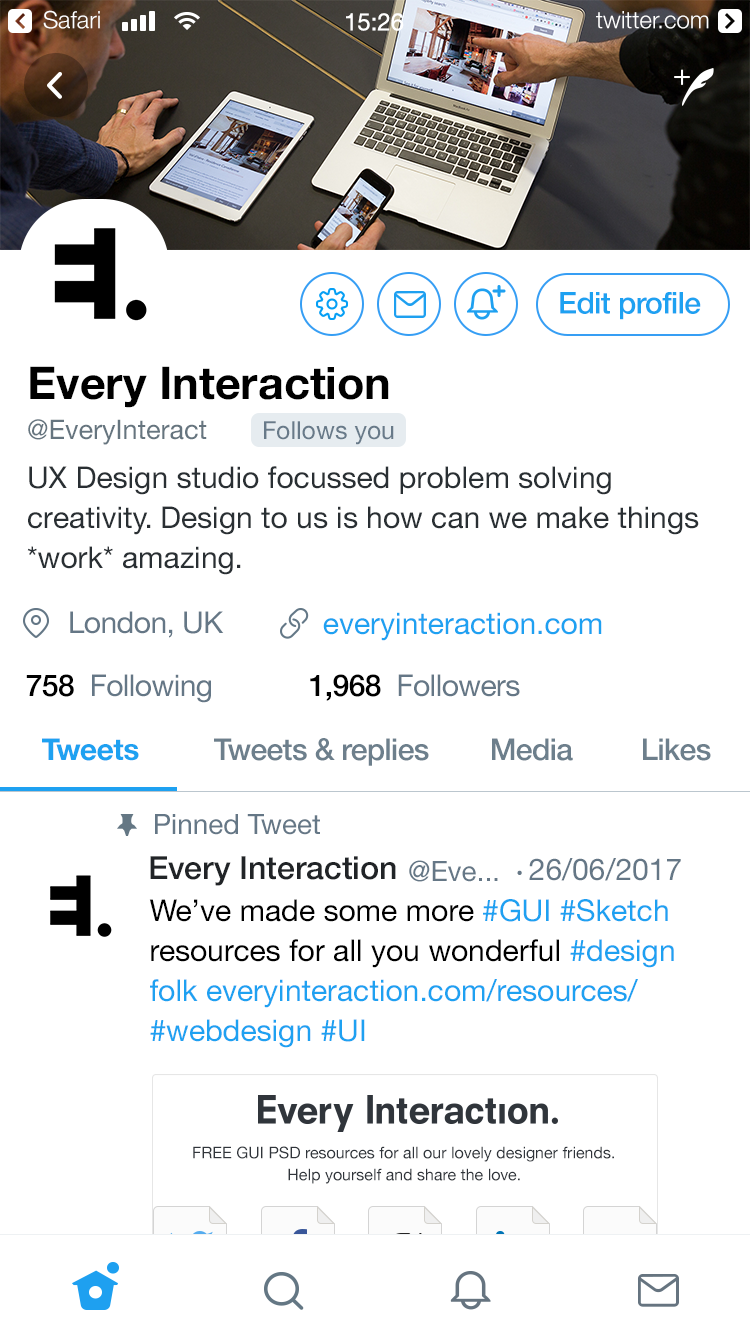
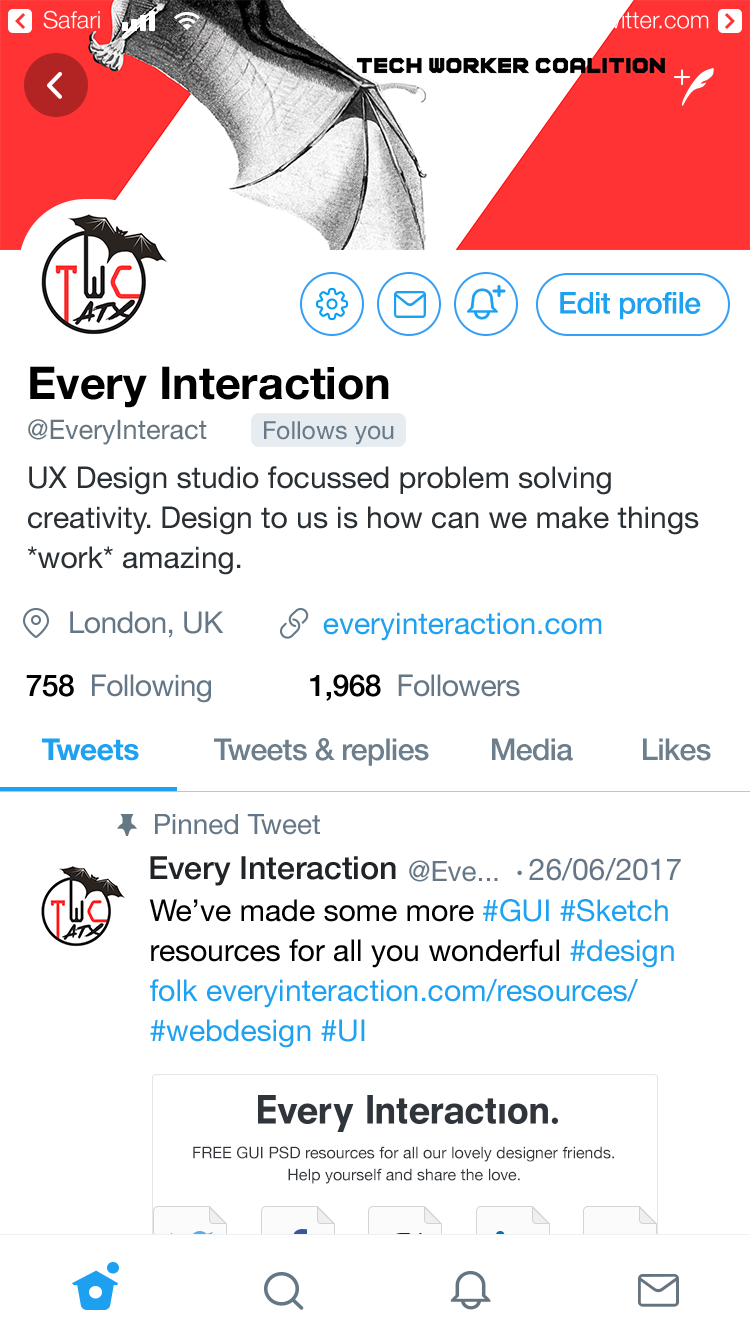
Revision of a layered (750, 1334) image; what changed, layer by layer:
painted on "Rectangle 3", unmasked it over [560, 292, 701, 320]
painted on "[ Right Click and Edit Contents ]" (1st of 2, in "Header" › "Avatar") over [41, 214, 168, 335]
painted on "Avatar base", unmasked it over [19, 199, 169, 335]
painted on "Ellipse 1", unmasked it over [24, 53, 88, 117]
painted on "Rectangle 1" (1st of 5, in "Header" › "Header" › "Satus Bar" › "Signal"), unmasked it over [149, 11, 155, 31]
painted on "Rectangle 1" (2nd of 5, in "Header" › "Header" › "Satus Bar" › "Signal"), unmasked it over [140, 15, 146, 31]
painted on "Rectangle 1" (3rd of 5, in "Header" › "Header" › "Satus Bar" › "Signal"), unmasked it over [131, 19, 137, 31]
painted on "Rectangle 1" (4th of 5, in "Header" › "Header" › "Satus Bar" › "Signal"), unmasked it over [122, 22, 128, 31]
painted on "Twitter_Cover_Image" over [0, 0, 750, 250]
painted on "Rectangle 1" (5th of 5, in "Info"), unmasked it over [264, 421, 394, 445]
painted on "[ Right Click and Edit Contents ]" (2nd of 2, in "Tweet" › "Avatar") over [41, 866, 126, 947]
painted on "Avatar (Area)", unmasked it over [41, 866, 126, 947]
